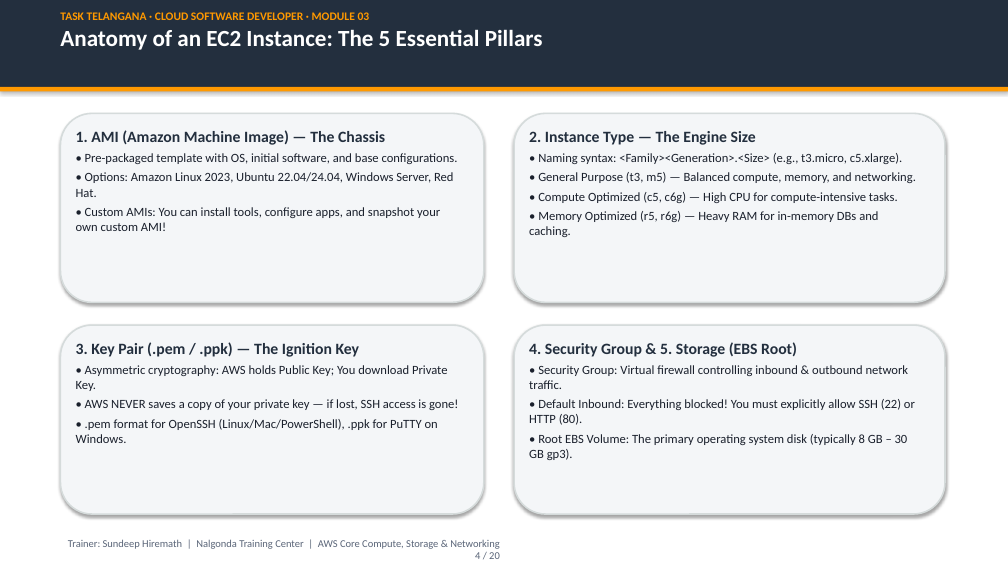
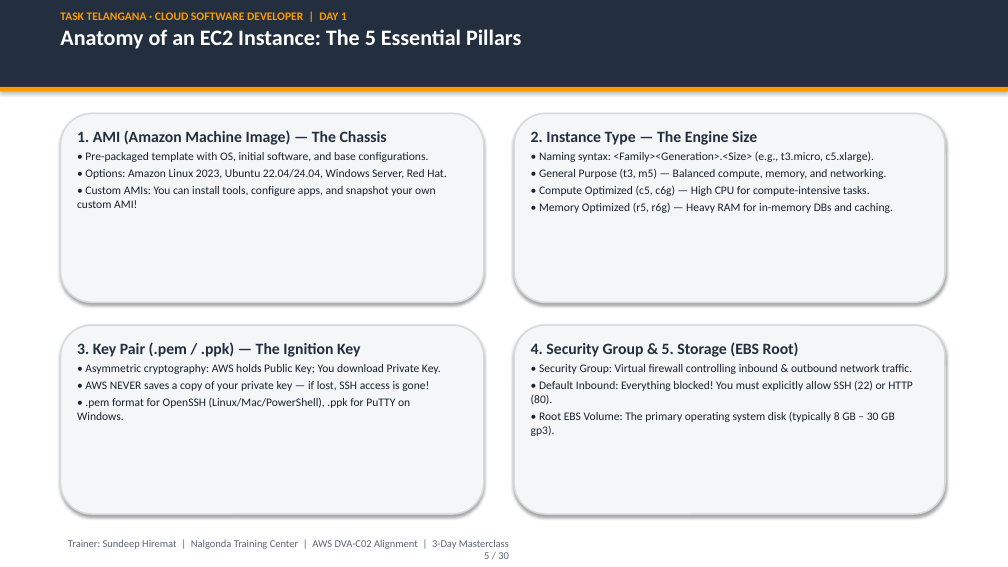
Before and after one commit to cloude-user/task, a slide deck: slide 5 of module_03_aws_core/presentation/Module_03_AWS_Core_Services_Masterclass.pptx (slide 4 before the commit). Drawn at 1008x567 pixels with LibreOffice and Linux fonts; fonts in the diff are those of the drawing. Boxes give left, top, right and bottom in pixels: in the first picture for what was removed or moved away, otherwise in the second. Text is boxed around its words. In the diff, an @@ line names an element or a change of style, - is before the commit and + after.

Commit message:
Feature/vpc networking (#3)
* docs(module03): add dedicated VPC networking & compute/storage/db master guides with analogies and diagrams

* docs(module03): expand EBS vs EFS block vs file deep dive, S3 7-tiers, HTTPS TLS handshake, and public vs private DNS

* feat(module03): infuse Tollywood cinema & Telangana kirana analogies, unify single versions, and update masterclass PPTX

* cloud-formation

---------

```diff
--- a/module_03_aws_core/presentation/Module_03_AWS_Core_Services_Masterclass.pptx
+++ b/module_03_aws_core/presentation/Module_03_AWS_Core_Services_Masterclass.pptx
@@ text at [60,12,347,20]: text changed @@
-TASK TELANGANA · CLOUD SOFTWARE DEVELOPER · MODULE 03
+TASK TELANGANA · CLOUD SOFTWARE DEVELOPER | DAY 1
@@ text at [60,29,521,49]: size 22 to 21 pt in "Anatomy of an EC2 Instance: The 5 ..." @@
@@ text at [77,152,446,208]: size 12 to 11 pt in "• Pre-packaged template with OS, initial software, ...", "• Options: Amazon Linux 2023, Ubuntu 22.04/24.04, ...", "• Custom AMIs: You can install tools, ..."; less space between paragraphs @@
@@ text at [539,151,893,213]: size 12 to 11 pt in "• Naming syntax: <Family><Generation>.<Size> (e.g., t3.micro ...", "• General Purpose (t3, m5) — Balanced ...", "• Compute Optimized (c5, c6g) — High ...", "• Memory Optimized (r5, r6g) — Heavy ..."; less space between paragraphs @@
@@ text at [77,364,441,420]: size 12 to 11 pt in "• Asymmetric cryptography: AWS holds Public Key; ...", "• AWS NEVER saves a copy of ...", "• .pem format for OpenSSH (Linux/Mac/PowerShell), .ppk ..."; less space between paragraphs @@
@@ text at [531,364,913,436]: size 12 to 11 pt in "• Security Group: Virtual firewall controlling inbound ...", "• Default Inbound: Everything blocked! You must ...", "• Root EBS Volume: The primary operating ..."; less space between paragraphs @@
@@ text at [68,539,509,559]: text changed @@
-Trainer: Sundeep Hiremath | Nalgonda Training Center | AWS Core Compute, Storage & Networking
-4 / 20
+Trainer: Sundeep Hiremat | Nalgonda Training Center | AWS DVA-C02 Alignment | 3-Day Masterclass
+5 / 30
```
Also in this commit, not shown: 15 other slides changed, 12 slides added, 4 slides removed, 25 other files.
